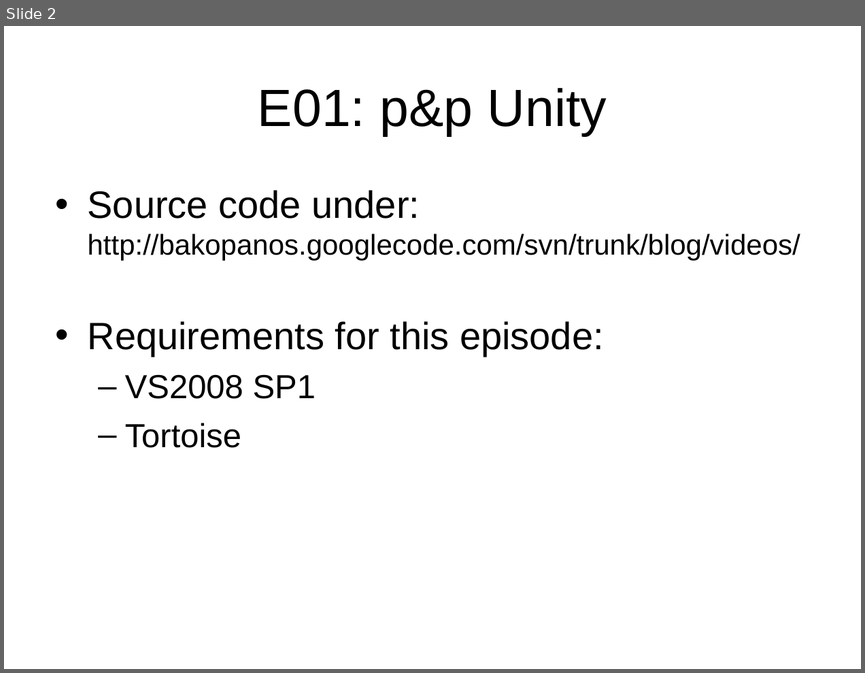
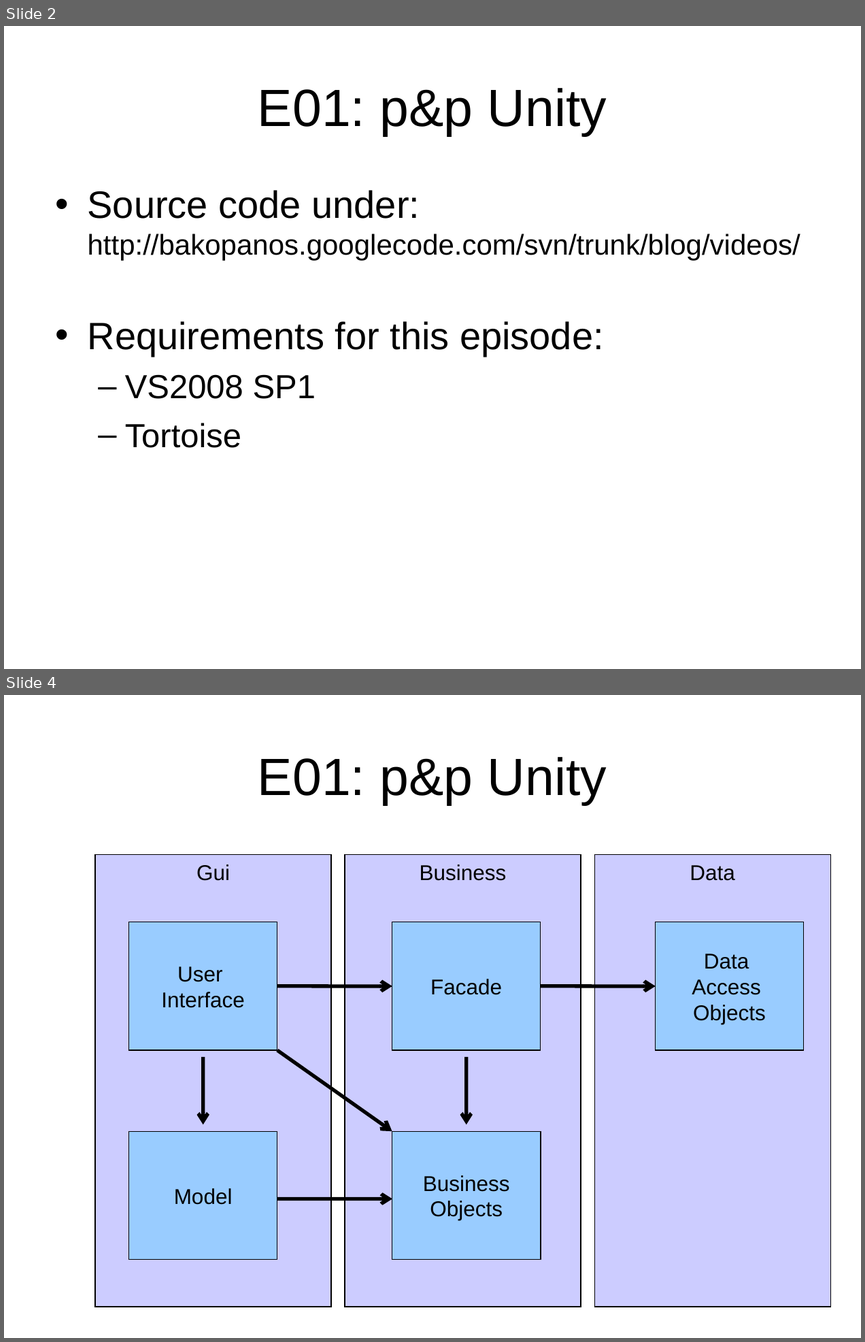
Before and after one commit to Raconeisteron/bakopanos, a slide deck: blog/videos/DeadDevsSociety.ppt. Shown one above the other, each under a label of ours: slide 2 before the commit, slides 2 and 4 after it; the slides between them are not shown. The pictures are 865x673 and 865x1342 pixels, drawn with LibreOffice and Linux fonts; fonts in the diff are those of the drawing; background and template pictures are left out. Boxes give left, top, right and bottom in pixels: in the first picture for what was removed or moved away, otherwise in the second. Text is boxed around its words. In the diff, an @@ line names an element or a change of style, - is before the commit and + after.

```diff
--- a/blog/videos/DeadDevsSociety.ppt
+++ b/blog/videos/DeadDevsSociety.ppt
@@ slide 4 added at (4, 695, 861, 1338), background #FFFFFF @@
@@ title added at (258, 757, 606, 805), 44 pt, text #000000 @@
+E01: p&p Unity
@@ rectangle added at (95, 854, 331, 1307), fill #CCCCFF, outline #000000 0.74 pt, 18 pt, text #000000 @@
+Gui
@@ rectangle added at (345, 854, 581, 1307), fill #CCCCFF, outline #000000 0.74 pt, 18 pt, text #000000 @@
+Business
@@ rectangle added at (594, 854, 831, 1307), fill #CCCCFF, outline #000000 0.74 pt, 18 pt, text #000000 @@
+Data
@@ rectangle added at (129, 922, 277, 1051), fill #99CCFF, outline #000000 0.74 pt, 18 pt, text #000000 @@
+User
+Interface
@@ rectangle added at (392, 922, 541, 1051), fill #99CCFF, outline #000000 0.74 pt, 18 pt, text #000000 @@
+Facade
@@ rectangle added at (655, 922, 804, 1051), fill #99CCFF, outline #000000 0.74 pt, 18 pt, text #000000 @@
+Data
+Access
+Objects
@@ arrow added from (277, 986) to (392, 986), #000000 3 pt @@
@@ arrow added from (541, 986) to (655, 986), #000000 3 pt @@
@@ arrow added from (203, 1057) to (203, 1124), #000000 3 pt @@
@@ arrow added from (277, 1050) to (392, 1131), #000000 3 pt @@
@@ arrow added from (466, 1057) to (466, 1124), #000000 3 pt @@
@@ rectangle added at (129, 1131, 277, 1259), fill #99CCFF, outline #000000 0.74 pt, 18 pt, text #000000 @@
+Model
@@ rectangle added at (392, 1131, 541, 1259), fill #99CCFF, outline #000000 0.74 pt, 18 pt, text #000000 @@
+Business
+Objects
@@ arrow added from (277, 1199) to (392, 1199), #000000 3 pt @@
```
Also in this commit, not shown: 2 other slides added, 15 other files.
